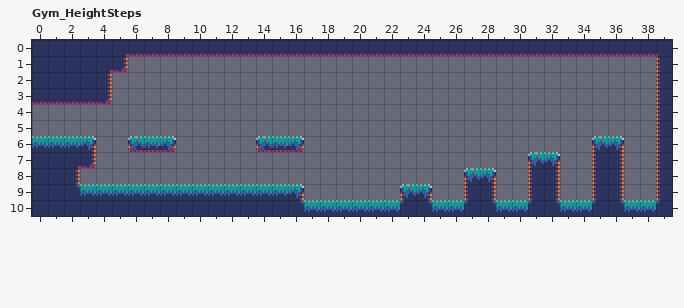
An edit to a level. LDtk project, assets/gym.ldtk. The picture above is the old version.
Cells are 16x16 px. Shown: Gym_HeightSteps x 0..39, y 0..10.
Once edited:
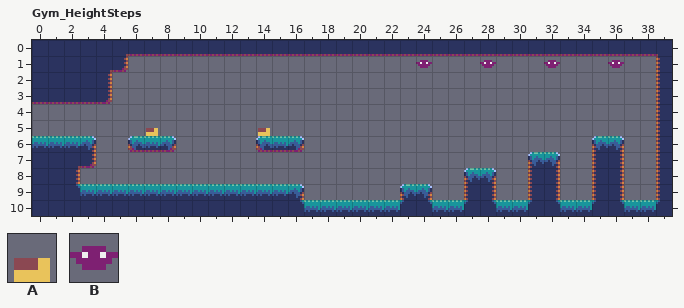
Key: from "Tiles": A 193, B 194.
Objects are placed by their top-left corner, in cells (3,4 is the top-left corner of cell 3,4); size is 1x1 cell unless given.
The edit:
--- layer "Entities"
+A "Snail" at 14,5
+A "Snail" at 7,5
+B "Bat" at 24,1
+B "Bat" at 28,1
+B "Bat" at 32,1
+B "Bat" at 36,1
Where, in picture pixels (left, top, right, bottom), the same in both pictures:
added: (416, 60, 432, 68)
added: (480, 60, 496, 68)
added: (544, 60, 560, 68)
added: (608, 60, 624, 68)
added: (146, 128, 158, 136)
added: (258, 128, 270, 136)
